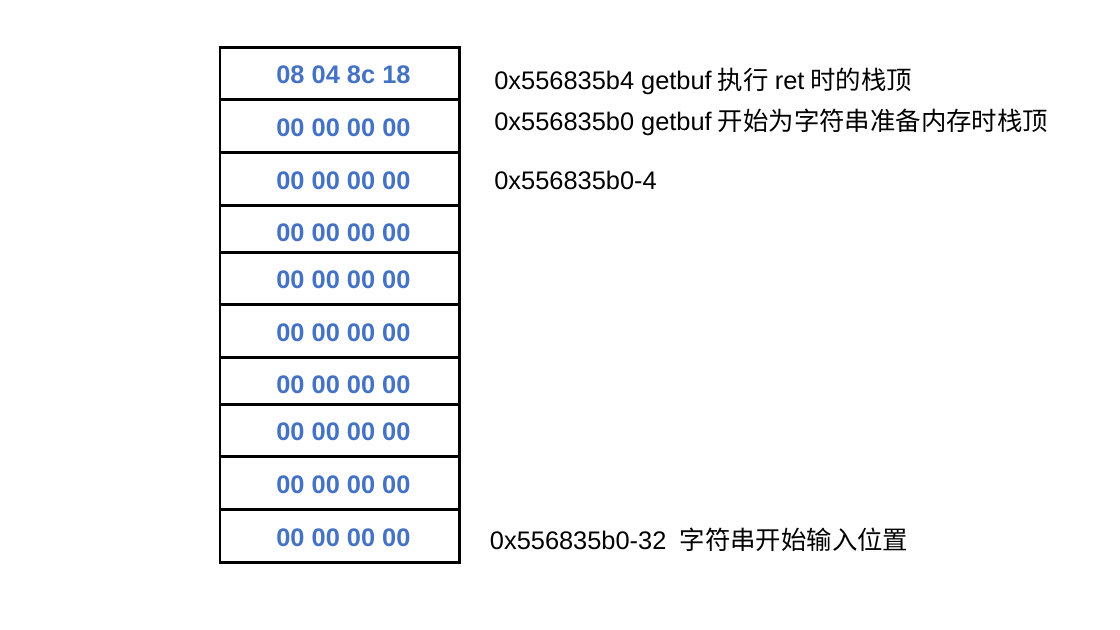
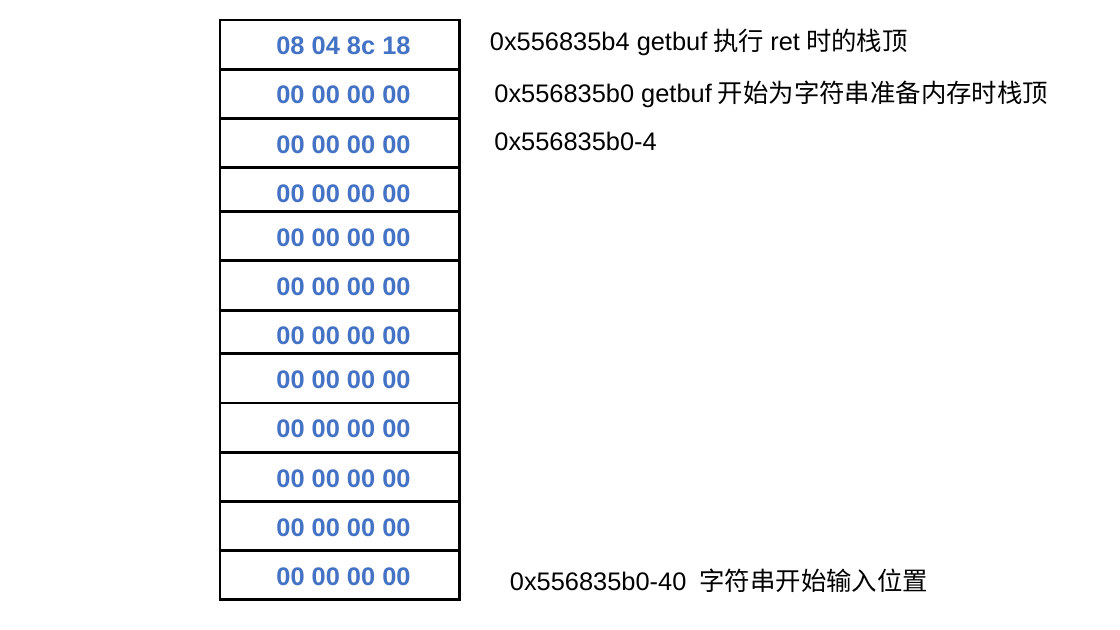
Before and after one commit to LalaWang-Nervous/CSAPP-Assignments, a slide deck: slide 1 of my-solution/4-Buffer-Lab-IA32/buflab32-handout/buflab-handout/stackVisual.pptx. Drawn at 1120x630 pixels with LibreOffice and Linux fonts; fonts in the diff are those of the drawing. Boxes give left, top, right and bottom in pixels: in the first picture for what was removed or moved away, otherwise in the second. Text is boxed around its words. In the diff, an @@ line names an element or a change of style, - is before the commit and + after.

```diff
--- a/my-solution/4-Buffer-Lab-IA32/buflab32-handout/buflab-handout/stackVisual.pptx
+++ b/my-solution/4-Buffer-Lab-IA32/buflab32-handout/buflab-handout/stackVisual.pptx
@@ rectangle "08 04 8c 18": place and size @@
-rectangle "08 04 8c 18" at <box>221,48,460,101</box>
+rectangle "08 04 8c 18" at <box>221,20,460,69</box>
@@ text "0x556835b4 getbuf执行ret时的栈顶": place and size @@
-text "0x556835b4 getbuf执行ret时的栈顶" at <box>494,70,634,90</box>
+text "0x556835b4 getbuf执行ret时的栈顶" at <box>490,31,630,51</box>
@@ rectangle "00 00 00 00": place and size @@
-rectangle "00 00 00 00" at <box>221,100,460,152</box>
+rectangle "00 00 00 00" at <box>221,69,460,118</box>
@@ text "0x556835b0 getbuf开始为字符串准备内存时栈顶": place and size @@
-text "0x556835b0 getbuf开始为字符串准备内存时栈顶" at <box>494,111,634,131</box>
+text "0x556835b0 getbuf开始为字符串准备内存时栈顶" at <box>494,83,634,103</box>
@@ rectangle "00 00 00 00": place and size @@
-rectangle "00 00 00 00" at <box>221,152,460,205</box>
+rectangle "00 00 00 00" at <box>221,119,460,168</box>
@@ text "0x556835b0-4": place and size @@
-text "0x556835b0-4" at <box>494,170,656,190</box>
+text "0x556835b0-4" at <box>494,131,656,151</box>
@@ rectangle "00 00 00 00": place and size @@
-rectangle "00 00 00 00" at <box>221,205,460,258</box>
+rectangle "00 00 00 00" at <box>221,168,460,216</box>
@@ rectangle "00 00 00 00": place and size @@
-rectangle "00 00 00 00" at <box>221,252,460,305</box>
+rectangle "00 00 00 00" at <box>221,211,460,260</box>
@@ rectangle "00 00 00 00": place and size @@
-rectangle "00 00 00 00" at <box>221,305,460,358</box>
+rectangle "00 00 00 00" at <box>221,261,460,310</box>
@@ rectangle "00 00 00 00": place and size @@
-rectangle "00 00 00 00" at <box>221,358,460,411</box>
+rectangle "00 00 00 00" at <box>221,310,460,359</box>
@@ rectangle "00 00 00 00": place and size @@
-rectangle "00 00 00 00" at <box>221,405,460,457</box>
+rectangle "00 00 00 00" at <box>221,354,460,402</box>
@@ rectangle "00 00 00 00": place and size @@
-rectangle "00 00 00 00" at <box>221,457,460,510</box>
+rectangle "00 00 00 00" at <box>221,403,460,452</box>
@@ rectangle "00 00 00 00": place and size @@
-rectangle "00 00 00 00" at <box>221,510,460,563</box>
+rectangle "00 00 00 00" at <box>221,452,460,501</box>
@@ rectangle added at <box>221,502,460,551</box>, fill #FFFFFF, outline #000000 2 pt, 18 pt, text #4472C4, bold @@
+00 00 00 00
@@ rectangle added at <box>221,551,460,600</box>, fill #FFFFFF, outline #000000 2 pt, 18 pt, text #4472C4, bold @@
+00 00 00 00
@@ text at <box>510,568,929,592</box>: text changed @@
-0x556835b0-32 字符串开始输入位置
+0x556835b0-40 字符串开始输入位置
```
Also in this commit, not shown: 1 other slide changed, 1 slide added, 12 other files.
